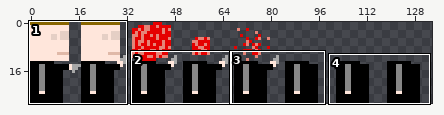
One commit to this sprite sheet: resources/mainChar.png. The picture above shows the old version from afar; the outline marks the close-up.
Close-up. First the earlier version:
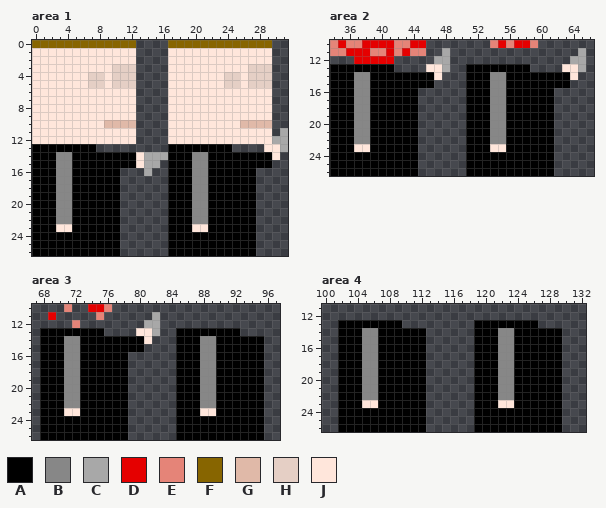
The file is 136x27 pixels. Shown: area 1: x 0..31, y 0..26; area 2: x 34..66, y 10..26; area 3: x 67..97, y 10..26; area 4: x 100..132, y 11..26. The wide view leaves out empty margins.
Palette (. is transparent): A #000000  B #878787  C #a8a8a8  D #e50000  E #e58478  F #876500  G #e0b9a8  H #e5cfc5  J #ffe6db
Pixels before, area 1, first column x 0:
 0 FFFFFFFFFFFFF....FFFFFFFFFFFFF..
 1 JJJJJJJJJJJJJ....JJJJJJJJJJJJJ..
 2 JJJJJJJJJJJJJ....JJJJJJJJJJJJJ..
 3 JJJJJJJJJJHHH....JJJJJJJJJJHHH..
 4 JJJJJJJHHJHHH....JJJJJJJHHJHHH..
 5 JJJJJJJHHJHHH....JJJJJJJHHJHHH..
 6 JJJJJJJJJJJJJ....JJJJJJJJJJJJJ..
 7 JJJJJJJJJJJJJ....JJJJJJJJJJJJJ..
 8 JJJJJJJJJJJJJ....JJJJJJJJJJJJJ..
 9 JJJJJJJJJJJJJ....JJJJJJJJJJJJJ..
10 JJJJJJJJJGGGG....JJJJJJJJJGGGG..
11 JJJJJJJJJJJJJ....JJJJJJJJJJJJJ.C
12 JJJJJJJJJJJJJ....JJJJJJJJJJJJJCC
13 AAAAAAAA.........AAAAAAAA....JJC
14 AAABBAAAAAAAAJCCCAAABBAAAAAAAAJ.
15 AAABBAAAAAAAAJCC.AAABBAAAAAAAA..
16 AAABBAAAAAA...C..AAABBAAAAAA....
17 AAABBAAAAAA......AAABBAAAAAA....
18 AAABBAAAAAA......AAABBAAAAAA....
19 AAABBAAAAAA......AAABBAAAAAA....
20 AAABBAAAAAA......AAABBAAAAAA....
21 AAABBAAAAAA......AAABBAAAAAA....
22 AAABBAAAAAA......AAABBAAAAAA....
23 AAAJJAAAAAA......AAAJJAAAAAA....
24 AAAAAAAAAAA......AAAAAAAAAAA....
25 AAAAAAAAAAA......AAAAAAAAAAA....
26 AAAAAAAAAAA......AAAAAAAAAAA....
Pixels before, area 2, first column x 34:
10 EDEEDDDDEEDD........EDEDDE......
11 EEDDDEEDEDEE..C................C
12 ...DDDDD.....CC...............CC
13 AAAAAAAA....JJC..AAAAAAAA....JJC
14 AAABBAAAAAAAAJ...AAABBAAAAAAAAJ.
15 AAABBAAAAAAAA....AAABBAAAAAAAA..
16 AAABBAAAAAA......AAABBAAAAAA....
17 AAABBAAAAAA......AAABBAAAAAA....
18 AAABBAAAAAA......AAABBAAAAAA....
19 AAABBAAAAAA......AAABBAAAAAA....
20 AAABBAAAAAA......AAABBAAAAAA....
21 AAABBAAAAAA......AAABBAAAAAA....
22 AAABBAAAAAA......AAABBAAAAAA....
23 AAAJJAAAAAA......AAAJJAAAAAA....
24 AAAAAAAAAAA......AAAAAAAAAAA....
25 AAAAAAAAAAA......AAAAAAAAAAA....
26 AAAAAAAAAAA......AAAAAAAAAAA....
Pixels before, area 3, first column x 68:
10 ...E..DDE...................
11 .D.....E......C.............
12 ....E........CC.............
13 AAAAAAAA....JJC..AAAAAAAA...
14 AAABBAAAAAAAAJ...AAABBAAAAAA
15 AAABBAAAAAAAA....AAABBAAAAAA
16 AAABBAAAAAA......AAABBAAAAAA
17 AAABBAAAAAA......AAABBAAAAAA
18 AAABBAAAAAA......AAABBAAAAAA
19 AAABBAAAAAA......AAABBAAAAAA
20 AAABBAAAAAA......AAABBAAAAAA
21 AAABBAAAAAA......AAABBAAAAAA
22 AAABBAAAAAA......AAABBAAAAAA
23 AAAJJAAAAAA......AAAJJAAAAAA
24 AAAAAAAAAAA......AAAAAAAAAAA
25 AAAAAAAAAAA......AAAAAAAAAAA
26 AAAAAAAAAAA......AAAAAAAAAAA
Pixels before, area 4, first column x 102:
13 AAAAAAAA.........AAAAAAAA...
14 AAABBAAAAAA......AAABBAAAAAA
15 AAABBAAAAAA......AAABBAAAAAA
16 AAABBAAAAAA......AAABBAAAAAA
17 AAABBAAAAAA......AAABBAAAAAA
18 AAABBAAAAAA......AAABBAAAAAA
19 AAABBAAAAAA......AAABBAAAAAA
20 AAABBAAAAAA......AAABBAAAAAA
21 AAABBAAAAAA......AAABBAAAAAA
22 AAABBAAAAAA......AAABBAAAAAA
23 AAAJJAAAAAA......AAAJJAAAAAA
24 AAAAAAAAAAA......AAAAAAAAAAA
25 AAAAAAAAAAA......AAAAAAAAAAA
26 AAAAAAAAAAA......AAAAAAAAAAA
The same view after the edit:
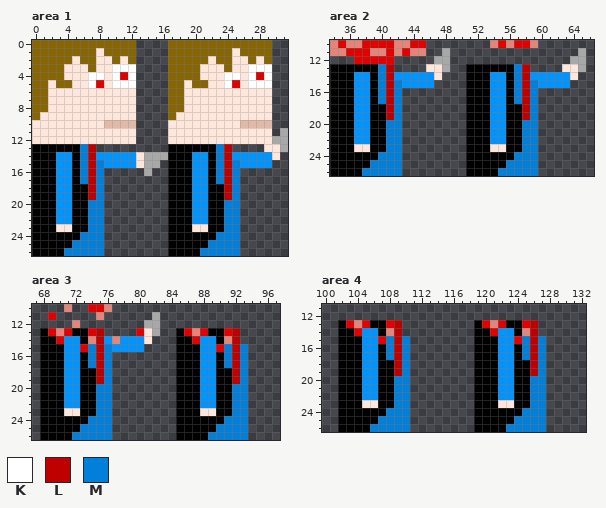
Colours new in this view: K #ffffff  L #be0000  M #007fdb
What changed:
colour B: #878787 -> #0094ff
Changed rows in their new state; - is a pixel that keeps its letter.
Area 1:
first column x 0:
 1 FFFFFFFF-FFFF----FFFFFFFF-FFFF
 2 FFFFF-FF--F-F----FFFFF-FF--F-F
 3 FFFF---F--KKK----FFFF---F--KKK
 4 FFFF---KK-KDK----FFFF---KK-KDK
 5 FF-FF--KD-KKK----FF-FF--KD-KKK
 6 FF---------------FF-----------
 7 FF---------------FF-----------
 8 FF---------------FF-----------
 9 F----------------F------------
first column x 4:
13 --ML---------------ML-----
14 --MLBBBBB----------MLBBBBB
15 --MLMBBBB----------MLMBBBB
16 --MLM..------------MLM..--
17 --MLM..------------MLM..--
18 ---LM..-------------LM..--
19 ---LM..-------------LM..--
20 ---MM..-------------MM..--
21 ---MM..-------------MM..--
22 ---MM..-------------MM..--
23 ---MM..-------------MM..--
24 --MMM..------------MMM..--
25 -MMMM..-----------MMMM..--
26 MMMMM..----------MMMMM..--
Area 2:
first column x 38:
13 --ML---------------ML-----
14 --MLBBBBB----------MLBBBBB
15 --MLMBBBB----------MLMBBBB
16 --MLM..------------MLM..--
17 --MLM..------------MLM..--
18 ---LM..-------------LM..--
19 ---LM..-------------LM..--
20 ---MM..-------------MM..--
21 ---MM..-------------MM..--
22 ---MM..-------------MM..--
23 ---MM..-------------MM..--
24 --MMM..------------MMM..--
25 -MMMM..-----------MMMM..--
26 MMMMM..----------MMMMM..--
Area 3:
first column x 69:
13 DED--DL----D-----DED--DL---
14 -D---ELBEBBB------D---EL...
15 ----DMLMBBBB---------DMLM..
16 -----MLM..------------MLM..
17 -----MLM..------------MLM..
18 ------LM..-------------LM..
19 ------LM..-------------LM..
20 ------MM..-------------MM..
21 ------MM..-------------MM..
22 ------MM..-------------MM..
23 ------MM..-------------MM..
24 -----MMM..------------MMM..
25 ----MMMM..-----------MMMM..
26 ---MMMMM..----------MMMMM..
Area 4:
first column x 103:
13 DED--DL----------DED--DL---
14 -D---EL...--------D---EL...
15 ----DMLM..-----------DMLM..
16 -----MLM..------------MLM..
17 -----MLM..------------MLM..
18 ------LM..-------------LM..
19 ------LM..-------------LM..
20 ------MM..-------------MM..
21 ------MM..-------------MM..
22 ------MM..-------------MM..
23 ------MM..-------------MM..
24 -----MMM..------------MMM..
25 ----MMMM..-----------MMMM..
26 ---MMMMM..----------MMMMM..
